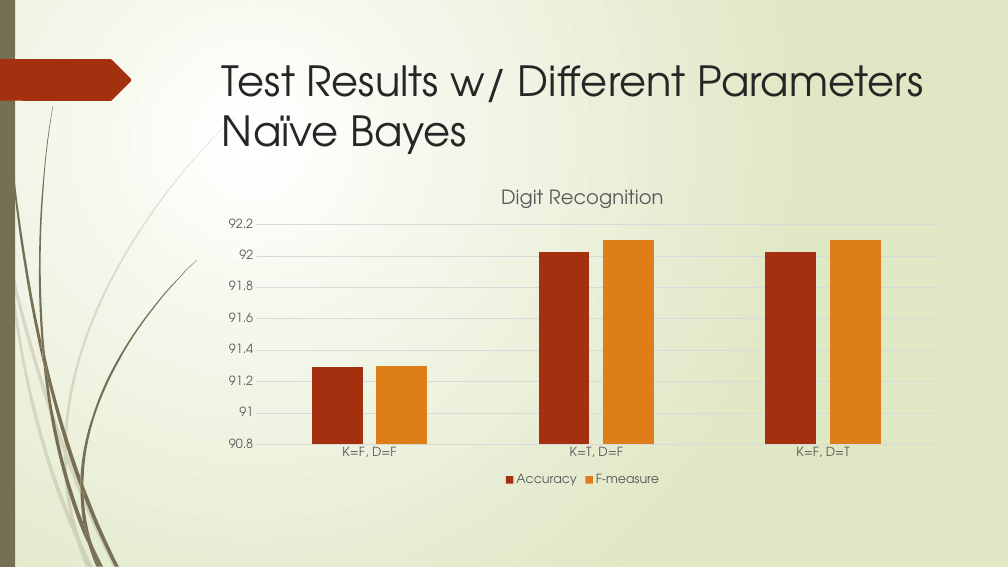
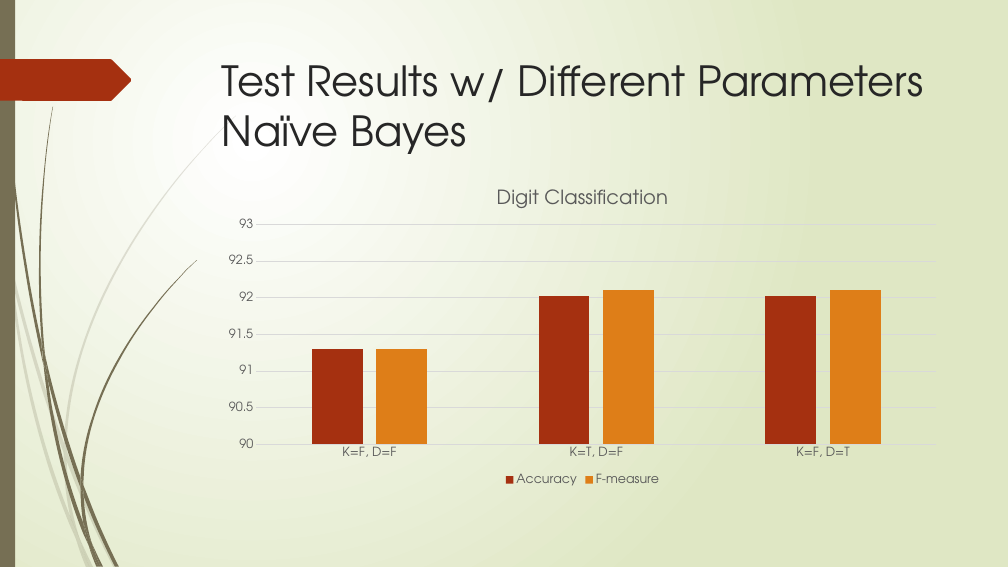
Before and after one commit to XiaokuanOSU/AI2report, a slide deck: slide 18 of PPTGroup10.pptx. Drawn at 1008x567 pixels with LibreOffice and Linux fonts; fonts in the diff are those of the drawing. Boxes give left, top, right and bottom in pixels: in the first picture for what was removed or moved away, otherwise in the second. Text is boxed around its words. In the diff, an @@ line names an element or a change of style, - is before the commit and + after.

Commit message:
Eval: Naive Bayes

```diff
--- a/PPTGroup10.pptx
+++ b/PPTGroup10.pptx
@@ column chart at <box>214,176,951,488</box> @@
@@ title "Digit Recognition " to "Digit Classification " @@
@@ Accuracy, K=F, D=F: 91 to 91.3 @@
@@ Accuracy, K=T, D=F: 92 to 92.03 @@
@@ Accuracy, K=F, D=T: 92 to 92.03 @@
@@ F-measure, K=F, D=F: 91 to 91.3 @@
@@ F-measure, K=T, D=F: 92 to 92.1 @@
@@ F-measure, K=F, D=T: 92 to 92.1 @@
@@ value axis changed @@
```
Also in this commit, not shown: 6 other files.
